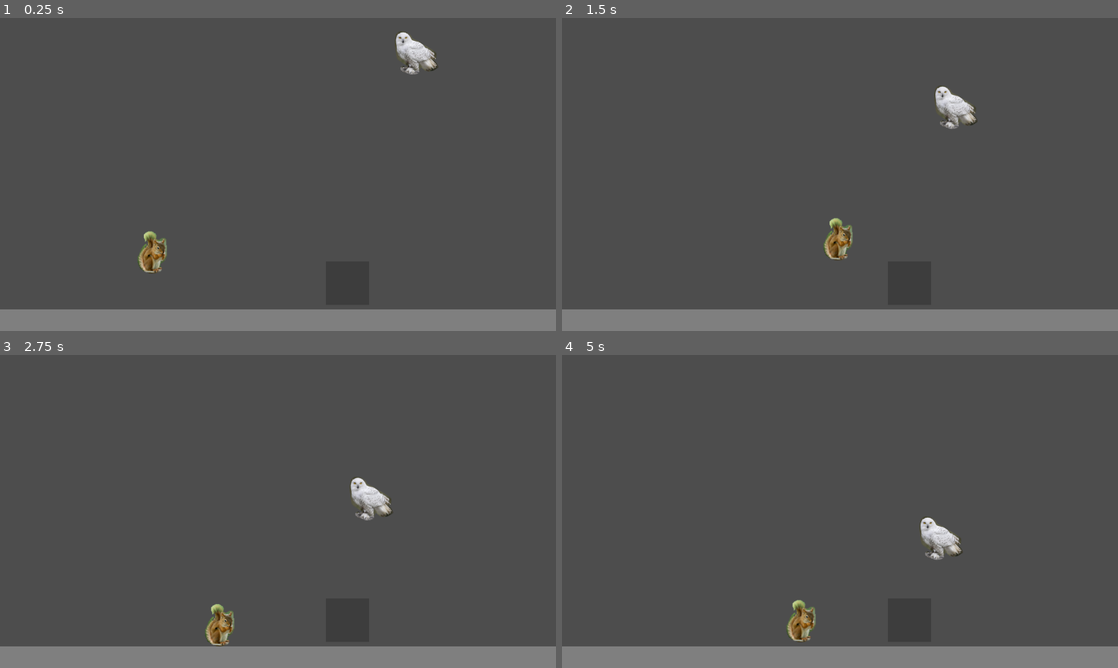
Above: before the commit, frames 1-4 (two rows, left to right).
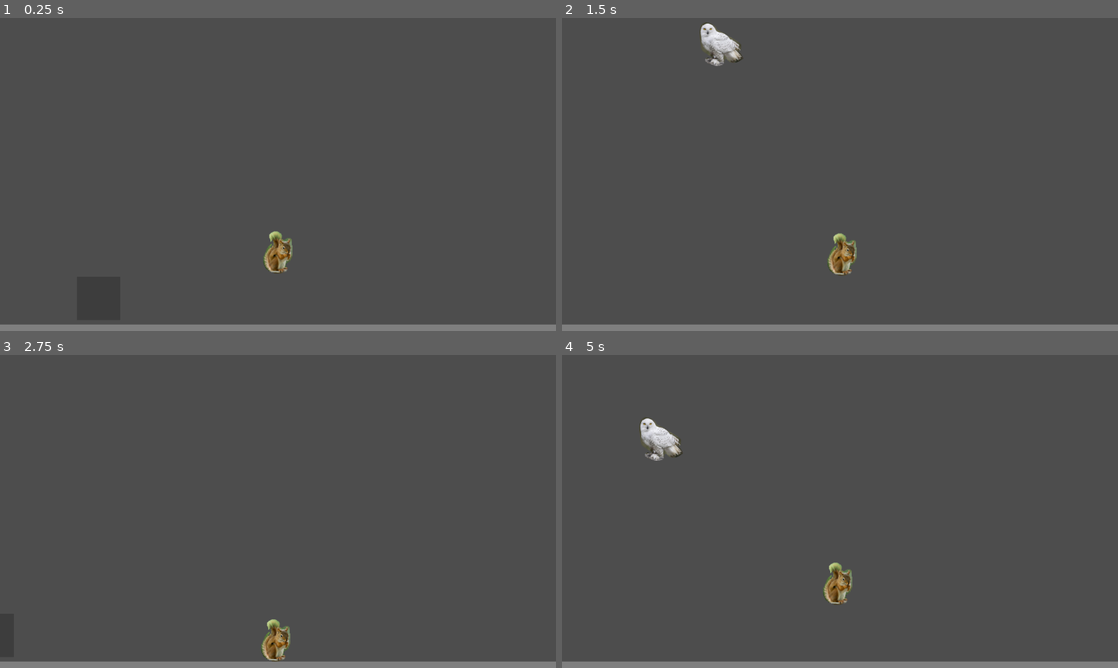
Above: after the commit, the same moments.

Repository: CamComDuck/SquirrelFamily
Game: Godot game, scene res://level/level.tscn
Two runs of this game, one before a commit and one after it. Both use one fixed random seed, a clock stepped at 60 frames per second and the inputs below.
Inputs:
- Up to frame 1 (0.25 s): no input
- Up to frame 2 (1.5 s): hold D (move_right) from 0.53 s (still down); tap Space (action) at 0.6, 1.35 s; tap W (jump) at 0.77 s
- Up to frame 3 (2.75 s): tap W (jump) at 1.52 s; release D (move_right) at 2.03 s; hold A (move_left) from 2.03 s (still down); tap Space (action) at 2.1 s
- Up to frame 4 (5 s): release A (move_left) at 2.78 s; hold D (move_right) 2.78-4.28 s; tap Space (action) at 2.85, 3.6, 4.35 s; tap W (jump) at 3.02, 3.77, 4.52 s; hold A (move_left) from 4.28 s (still down)

The runs differ from the first frame. In frame 1, 6.5% of the frame differs, in the area x 0-100%, y 4-98%; in frame 2, 6.8%; in frame 3, 6.3%; in frame 4, 7.1%, in the area x 0-100%, y 20-98%.

Commit message:
Increase size of playing area with camera follow on squirrel

Diff:
--- /dev/null
+++ b/project/boundary/boundary.tscn
@@ -0,0 +1,16 @@
+[gd_scene load_steps=3 format=3 uid="uid://clf6quit13oq7"]
+
+[ext_resource type="Texture2D" uid="uid://dm1gq15mellvd" path="res://level/floor.png" id="1_86tee"]
+
+[sub_resource type="RectangleShape2D" id="RectangleShape2D_n35uy"]
+size = Vector2(100.133, 99)
+
+[node name="Boundary" type="StaticBody2D"]
+scale = Vector2(35, 1)
+
+[node name="Sprite2D" type="Sprite2D" parent="."]
+texture = ExtResource("1_86tee")
+
+[node name="CollisionShape2D" type="CollisionShape2D" parent="."]
+position = Vector2(-0.160336, -0.5)
+shape = SubResource("RectangleShape2D_n35uy")
--- /dev/null
+++ b/project/hiding_spot/hiding_spot.tscn
@@ -0,0 +1,17 @@
+[gd_scene load_steps=3 format=3 uid="uid://bwe4xhstgimq2"]
+
+[ext_resource type="Texture2D" uid="uid://b4jvsoh3kvrmj" path="res://level/hiding_spot.png" id="1_jjuk0"]
+
+[sub_resource type="RectangleShape2D" id="RectangleShape2D_2ybjr"]
+size = Vector2(101, 101)
+
+[node name="HidingSpot" type="StaticBody2D"]
+collision_layer = 2
+collision_mask = 2
+
+[node name="Sprite2D" type="Sprite2D" parent="."]
+texture = ExtResource("1_jjuk0")
+
+[node name="CollisionShape2D" type="CollisionShape2D" parent="."]
+position = Vector2(-0.5, -0.5)
+shape = SubResource("RectangleShape2D_2ybjr")
--- a/project/level/level.gd
+++ b/project/level/level.gd
@@ -1,6 +1,17 @@
 extends Node2D
 
 @onready var game_lost_label: Label = $GameLostLabel
+@onready var camera_2d: Camera2D = $Camera2D
+@onready var squirrel: Squirrel = $Squirrel
+
+func _physics_process(_delta: float) -> void:
+	camera_2d.position.x = squirrel.position.x
+
+
+func _on_owl_game_lost() -> void:
+	game_lost_label.show()
+
 
 func _on_squirrel_game_lost() -> void:
+	game_lost_label.position.x = squirrel.position.x - (game_lost_label.position.x / 2)
 	game_lost_label.show()
--- a/project/level/level.tscn
+++ b/project/level/level.tscn
@@ -1,47 +1,25 @@
-[gd_scene load_steps=8 format=3 uid="uid://ccdxv26vn66gg"]
+[gd_scene load_steps=6 format=3 uid="uid://ccdxv26vn66gg"]
 
 [ext_resource type="PackedScene" uid="uid://dqk2671mri1gh" path="res://squirrel/squirrel.tscn" id="1_0w128"]
 [ext_resource type="Script" path="res://level/level.gd" id="1_tx1wx"]
-[ext_resource type="Texture2D" uid="uid://dm1gq15mellvd" path="res://level/floor.png" id="2_3udfn"]
 [ext_resource type="PackedScene" uid="uid://cma23htujjnyp" path="res://owl/owl.tscn" id="3_hqqth"]
-[ext_resource type="Texture2D" uid="uid://b4jvsoh3kvrmj" path="res://level/hiding_spot.png" id="5_t67w6"]
-
-[sub_resource type="RectangleShape2D" id="RectangleShape2D_0xrhw"]
-size = Vector2(100.133, 99)
-
-[sub_resource type="RectangleShape2D" id="RectangleShape2D_pq6d4"]
-size = Vector2(101, 101)
+[ext_resource type="PackedScene" uid="uid://bwe4xhstgimq2" path="res://hiding_spot/hiding_spot.tscn" id="4_gpj5j"]
+[ext_resource type="PackedScene" uid="uid://clf6quit13oq7" path="res://boundary/boundary.tscn" id="5_ljrit"]
 
 [node name="Level" type="Node2D"]
 script = ExtResource("1_tx1wx")
 
 [node name="Squirrel" parent="." instance=ExtResource("1_0w128")]
+z_index = 9
+z_as_relative = false
 position = Vector2(351, 510)
-
-[node name="Floor" type="StaticBody2D" parent="."]
-position = Vector2(642.405, 720)
-scale = Vector2(15, 1)
-
-[node name="Sprite2D" type="Sprite2D" parent="Floor"]
-texture = ExtResource("2_3udfn")
-
-[node name="CollisionShape2D" type="CollisionShape2D" parent="Floor"]
-position = Vector2(-0.160336, -0.5)
-shape = SubResource("RectangleShape2D_0xrhw")
-
-[node name="Ceiling" type="StaticBody2D" parent="."]
-position = Vector2(642.405, -50)
-scale = Vector2(15, 1)
-
-[node name="Sprite2D" type="Sprite2D" parent="Ceiling"]
-texture = ExtResource("2_3udfn")
-
-[node name="CollisionShape2D" type="CollisionShape2D" parent="Ceiling"]
-position = Vector2(-0.160336, -0.5)
-shape = SubResource("RectangleShape2D_0xrhw")
+collision_layer = 3
+collision_mask = 3
 
 [node name="Owl" parent="." instance=ExtResource("3_hqqth")]
-position = Vector2(884, 60)
+z_index = 10
+z_as_relative = false
+position = Vector2(-1075, 60)
 
 [node name="GameLostLabel" type="Label" parent="."]
 visible = false
@@ -59,15 +37,27 @@
 theme_override_font_sizes/font_size = 100
 text = "You Lose!"
 
-[node name="HidingSpot" type="StaticBody2D" parent="."]
-position = Vector2(800, 610)
+[node name="Camera2D" type="Camera2D" parent="."]
+position = Vector2(640, 360)
 
-[node name="Sprite2D" type="Sprite2D" parent="HidingSpot"]
-texture = ExtResource("5_t67w6")
+[node name="HidingSpot" parent="." instance=ExtResource("4_gpj5j")]
+position = Vector2(-62, 645)
 
-[node name="CollisionShape2D" type="CollisionShape2D" parent="HidingSpot"]
-position = Vector2(-0.5, -0.5)
-shape = SubResource("RectangleShape2D_pq6d4")
+[node name="Ceiling" parent="." instance=ExtResource("5_ljrit")]
+position = Vector2(643, -50)
+
+[node name="Floor" parent="." instance=ExtResource("5_ljrit")]
+position = Vector2(643, 755)
+
+[node name="WallRight" parent="." instance=ExtResource("5_ljrit")]
+position = Vector2(2460, 0)
+rotation = 1.5708
+
+[node name="WallLeft" parent="." instance=ExtResource("5_ljrit")]
+position = Vector2(-1160, 0)
+rotation = 1.5708
 
 [connection signal="game_lost" from="Squirrel" to="." method="_on_squirrel_game_lost"]
 [connection signal="game_lost" from="Squirrel" to="Owl" method="_on_squirrel_game_lost"]
+[connection signal="game_lost" from="Owl" to="." method="_on_owl_game_lost"]
+[connection signal="game_lost" from="Owl" to="Squirrel" method="_on_owl_game_lost"]
--- a/project/owl/owl.gd
+++ b/project/owl/owl.gd
@@ -1,12 +1,14 @@
 class_name Owl
 extends RigidBody2D
 
+signal game_lost
+
 var _moving_left : bool
-var _max_x := 1230
-var _min_x := 50
+var _max_x := 2350
+var _min_x := -1075
 var _max_y := 100
 var _min_y := -100
-var _move_speed := 2500
+var _move_speed := 50000
 var _is_hunting := false
 var _is_diving := false
 var _dive_x : float
@@ -26,10 +28,9 @@
 
 func _physics_process(delta: float) -> void:
 	if _can_move:
-		print ("Hunting: " + str(_is_hunting) + " | Diving: " + str(_is_diving))
 		if not _is_hunting and not _is_diving:
 			_movement(delta, 0)
-			var hunt_chance : float = randf_range(0, 100)
+			var hunt_chance : float = randf_range(0, 1500)
 			if hunt_chance < 2: # Starts hunt
 				_is_hunting = true
 				_is_diving = true
@@ -50,7 +51,6 @@
 
 
 func _movement(delta : float, y_dir : int) -> void:
-	var motion : Vector2
 	if position.x < _max_x and not _moving_left:
 		linear_velocity = Vector2(_move_speed * delta, y_dir)
 	elif position.x >= _max_x and not _moving_left:
@@ -68,11 +68,18 @@
 
 func _on_squirrel_game_lost() -> void:
 	_can_move = false
+	linear_velocity = Vector2.ZERO
 
 
 func _on_body_entered(body: Node) -> void:
-	print (body.name)
-	_is_diving = false
+	if body.name != "WallRight" and body.name != "WallLeft":
+		_is_diving = false
 
-	if body.name != "Floor" and body.name != "Ceiling":
+
+	if body.name == "Squirrel":
+		game_lost.emit()
+		_can_move = false
+		linear_velocity = Vector2.ZERO
+
+	elif body.name != "Floor" and body.name != "Ceiling":
 		_moving_left = not _moving_left
--- a/project/project.godot
+++ b/project/project.godot
@@ -24,6 +24,7 @@
 [file_customization]
 
 folder_colors={
+"res://hiding_spot/": "yellow",
 "res://level/": "orange",
 "res://owl/": "yellow",
 "res://squirrel/": "yellow",
--- a/project/squirrel/squirrel.gd
+++ b/project/squirrel/squirrel.gd
@@ -26,7 +26,6 @@
 			velocity.x = move_toward(velocity.x, 0, SPEED)
 
 		if Input.is_action_just_pressed("action") and _hiding_spot_position != Vector2.ZERO:
-			print ("hiding!")
 			visible = false
 			position = _hiding_spot_position
 			_hiding_spot_position = Vector2.ZERO
@@ -35,17 +34,19 @@
 
 		move_and_slide()
 		for i in get_slide_collision_count():
-			#print("Colliding With: " + str(get_slide_collision(i).get_collider().name))
-			#if get_slide_collision(i).get_collider().name == "Owl":
-				#game_lost.emit()
-				#_can_move = false
-			if get_slide_collision(i).get_collider().name == "HidingSpot":
+			if get_slide_collision(i).get_collider().name == "Owl":
+				game_lost.emit()
+				_can_move = false
+			elif get_slide_collision(i).get_collider().name == "HidingSpot":
 				_hiding_spot_position = get_slide_collision(i).get_position()
 			else:
 				_hiding_spot_position = Vector2.ZERO
 
 	elif Input.is_action_just_pressed("action") and _is_hiding:
-		print("Unhide!")
 		position = Vector2(position.x, position.y + 10)
 		visible = true
 		_can_move = true
+
+
+func _on_owl_game_lost() -> void:
+	_can_move = false
